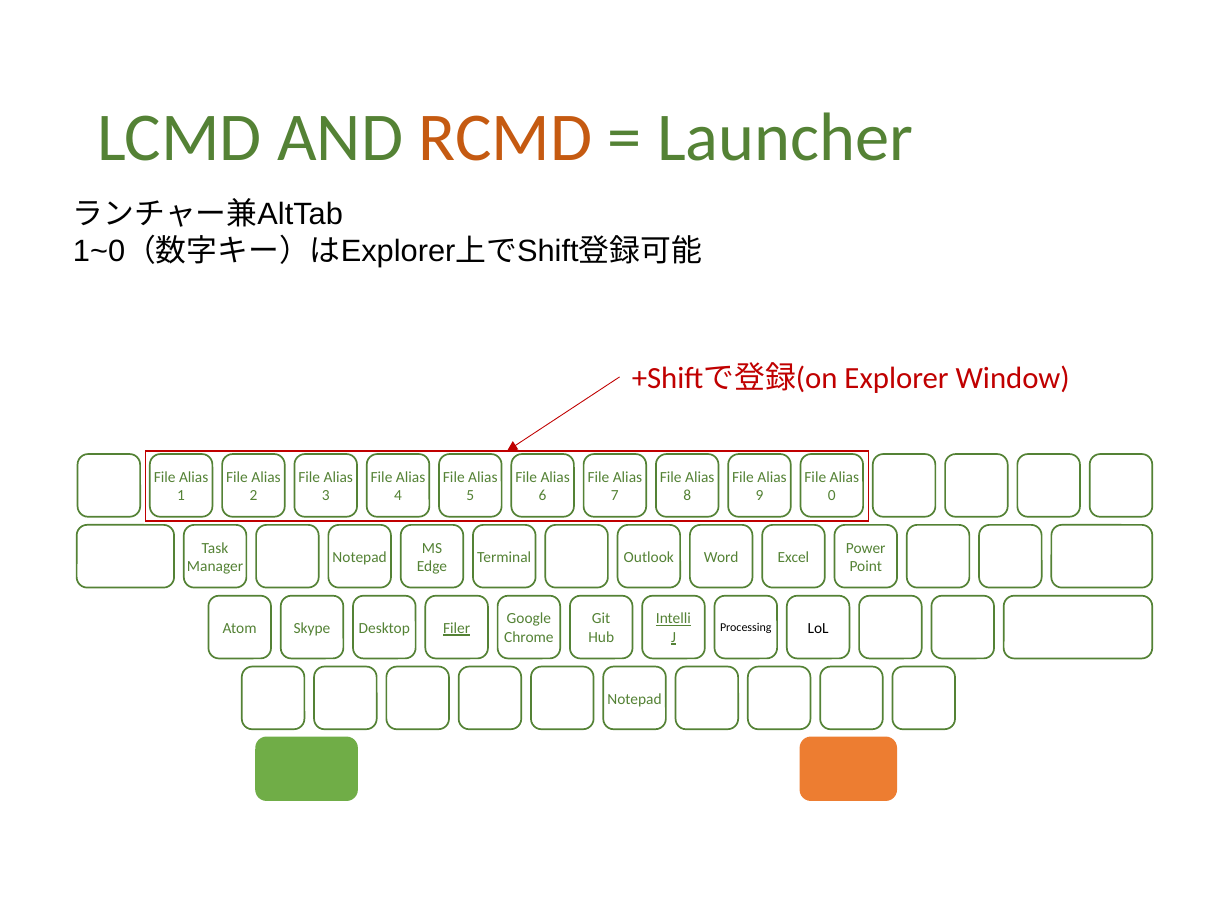
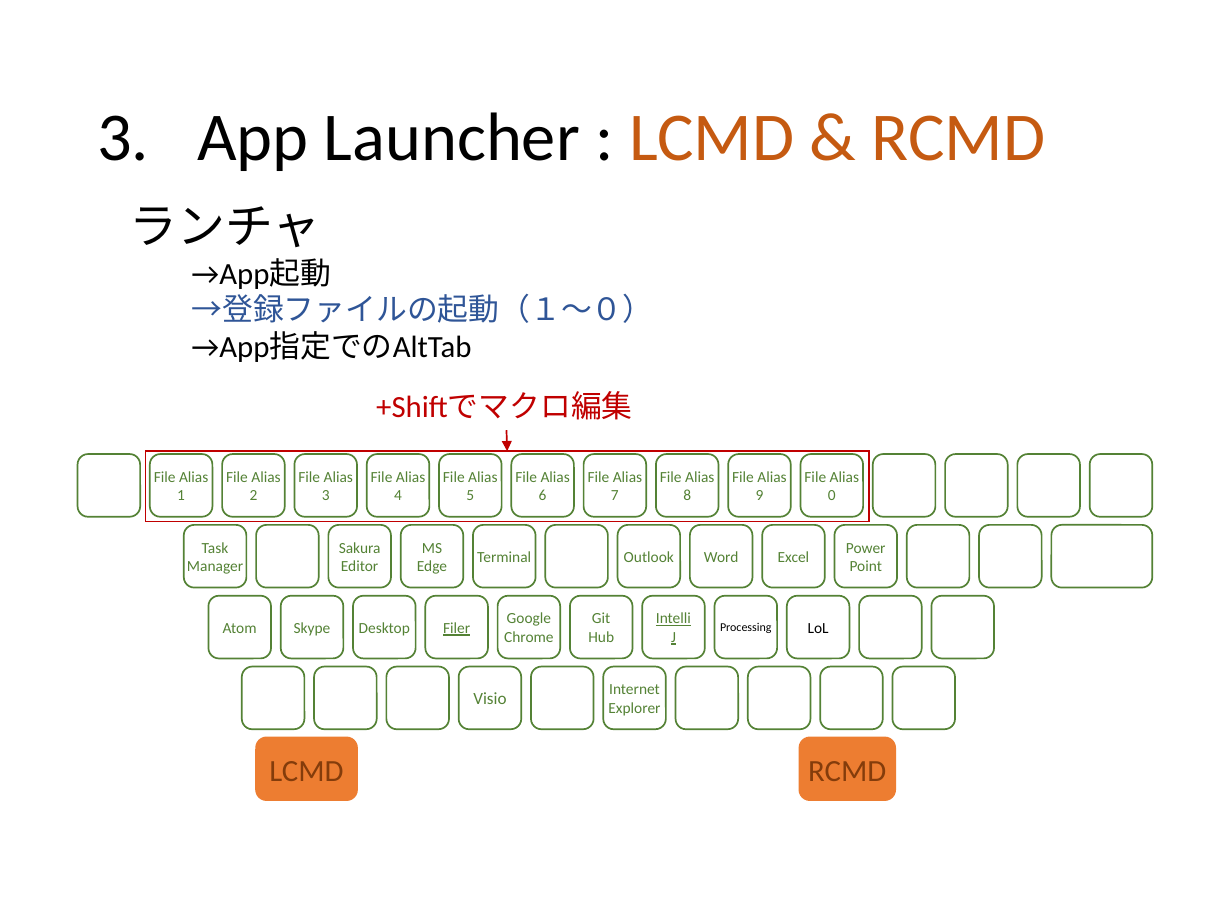
Before and after one commit to ittooo66/myAHK, a slide deck: slide 8 of MANUAL.pptx. Drawn at 1232x924 pixels with LibreOffice and Linux fonts; fonts in the diff are those of the drawing. Boxes give left, top, right and bottom in pixels: in the first picture for what was removed or moved away, otherwise in the second. Text is boxed around its words. In the diff, an @@ line names an element or a change of style, - is before the commit and + after.

```diff
--- a/MANUAL.pptx
+++ b/MANUAL.pptx
@@ title at [197,112,1046,171]: text changed; text colour #548235 to #000000 @@
-LCMD AND RCMD = Launcher
+3. App Launcher : LCMD & RCMD
@@ text at [130,206,653,362]: text changed; font Arial to Calibri @@
-ランチャー兼AltTab
-1~0（数字キー）はExplorer上でShift登録可能
+    ランチャ
+      →App起動
+      →登録ファイルの起動（１～０）
+      →App指定でのAltTab
@@ arrow removed from (620, 377) to (508, 451) @@
@@ text removed at [632,362,1070,393] @@
-+Shiftで登録(on Explorer Window)
@@ text added at [376,391,632,420], 18 pt, text #C00000 @@
++Shiftでマクロ編集
@@ arrow added from (506, 430) to (508, 451), #C00000 1 pt @@
@@ rounded rectangle removed at [76,525,174,588] @@
@@ text in rounded rectangle at [339,542,381,571]: text changed @@
-Notepad
+Sakura
+Editor
@@ rounded rectangle removed at [1004,596,1153,659] @@
@@ text in rounded rectangle at [608,684,660,716]: text changed @@
-Notepad
+Internet
+Explorer
@@ text in rounded rectangle at [473,692,506,704]: text added @@
+Visio
@@ rounded rectangle "LCMD" at [256,738,357,801]: fill #70AD47 to #ED7D31; outline #70AD47 1 pt to #ED7D31 1 pt @@
@@ text in rounded rectangle at [269,761,343,781]: text added @@
+LCMD
@@ text in rounded rectangle at [808,761,886,781]: text added @@
+RCMD
```
Also in this commit, not shown: 10 other slides changed, 5 slides added, 1 slide removed.
